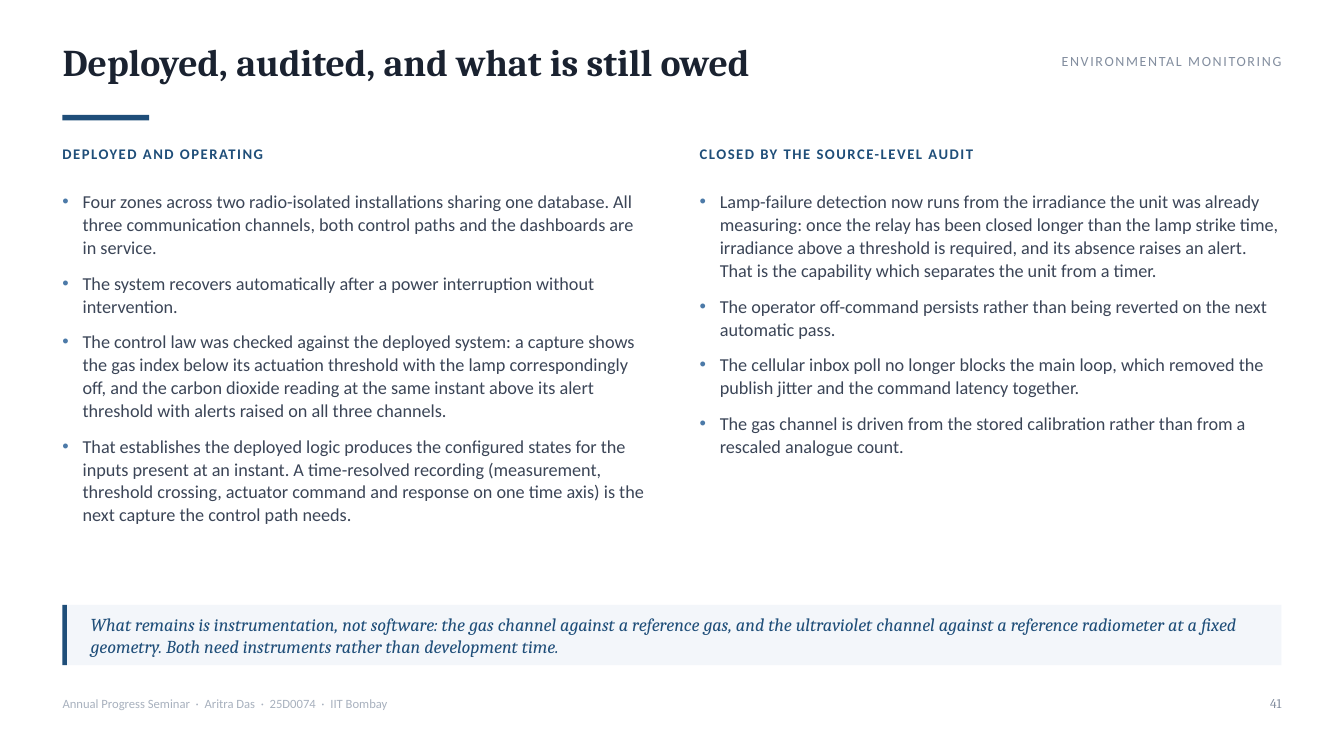
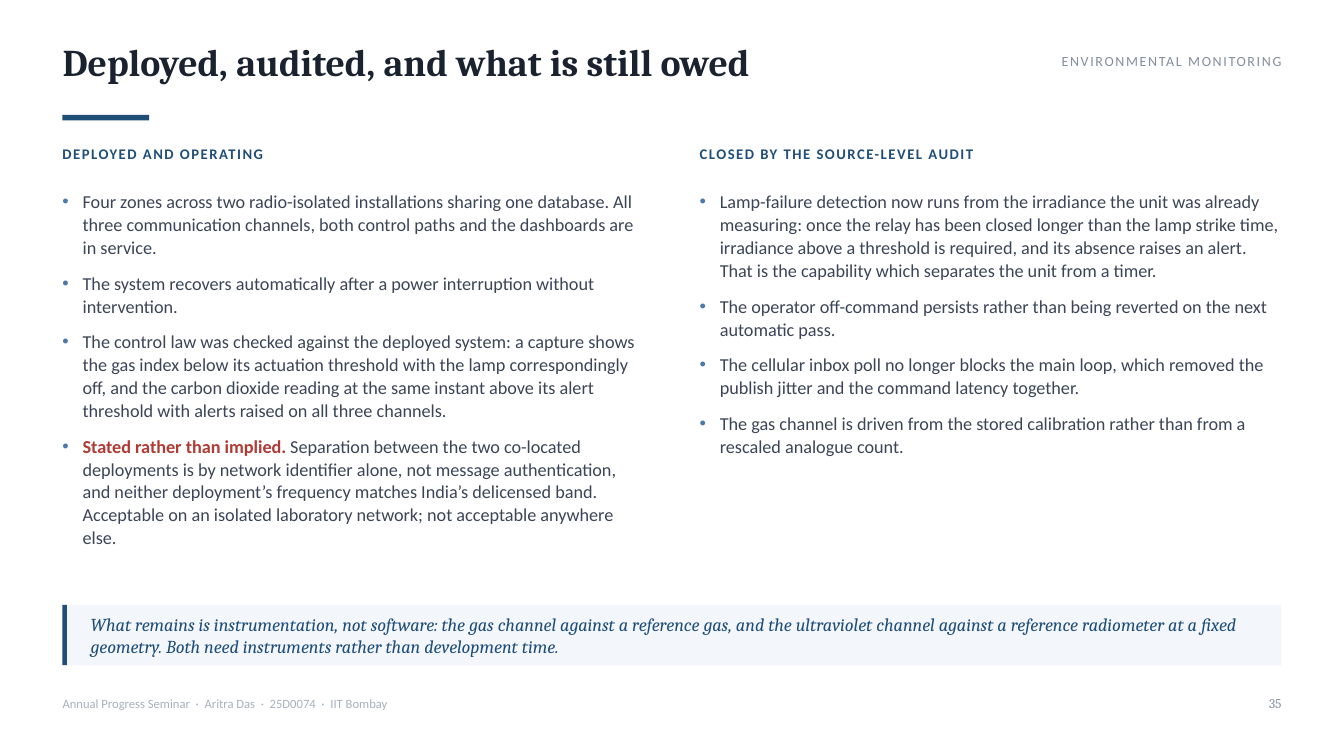
Before and after one commit to AritraD11/NarrowAisleBot, a slide deck: slide 35 of docs/aps_report/seminar_final/NarrowAisleBot_APS_Seminar.pptx (slide 41 before the commit). Drawn at 1344x756 pixels with LibreOffice and Linux fonts; fonts in the diff are those of the drawing. Boxes give left, top, right and bottom in pixels: in the first picture for what was removed or moved away, otherwise in the second. Text is boxed around its words. In the diff, an @@ line names an element or a change of style, - is before the commit and + after.

```diff
--- a/docs/aps_report/seminar_final/NarrowAisleBot_APS_Seminar.pptx
+++ b/docs/aps_report/seminar_final/NarrowAisleBot_APS_Seminar.pptx
@@ text at (x1=83, y1=440, x2=616, y2=544): text changed @@
-• That establishes the deployed logic produces the configured states for the inputs present at an instant. A time-resolved recording (measurement, threshold crossing, actuator command and response on one time axis) is the next capture the control path needs.
+• Stated rather than implied. Separation between the two co-located deployments is by network identifier alone, not message authentication, and neither deployment’s frequency matches India’s delicensed band. Acceptable on an isolated laboratory network; not acceptable anywhere else.
@@ text at (x1=1269, y1=699, x2=1281, y2=708): text changed @@
-41
+35
```
Also in this commit, not shown: 36 other slides changed, 2 slides added, 10 slides removed, 3 other files.
